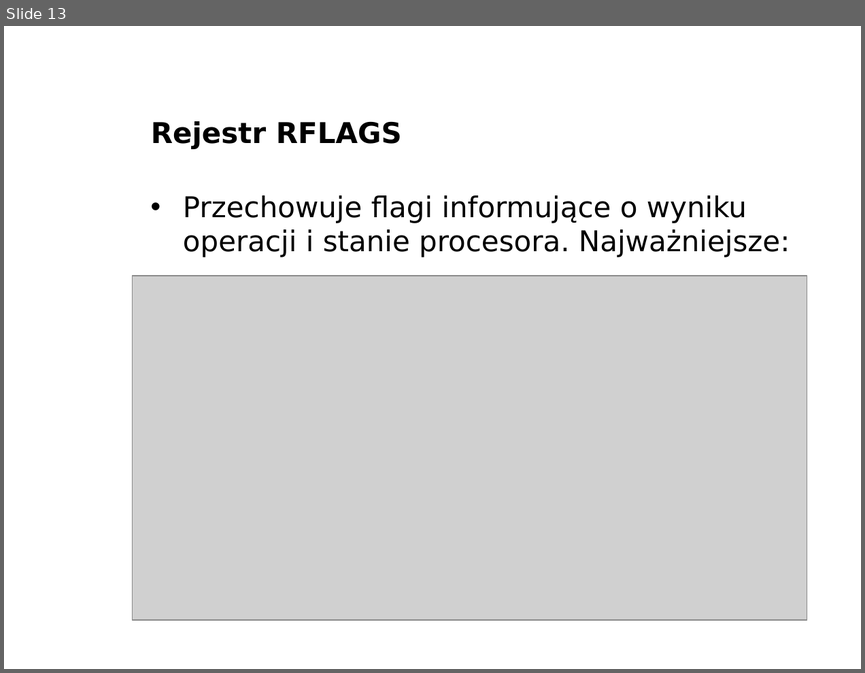
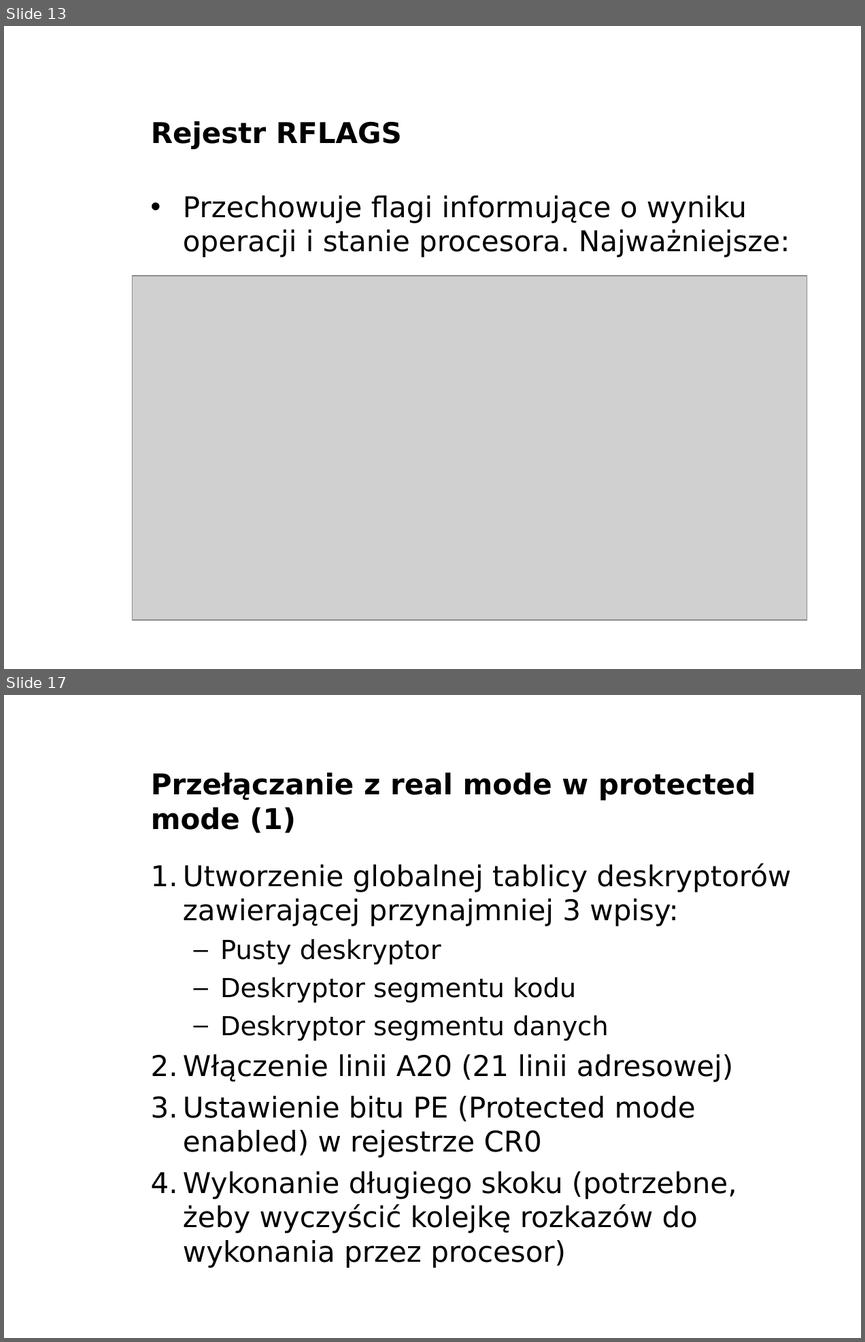
Before and after one commit to bercik/pn_prezentacja, a slide deck: robert/prezentacja.odp. Shown one above the other, each under a label of ours: slide 13 before the commit, slides 13 and 17 after it; the slides between them are not shown. The pictures are 865x673 and 865x1342 pixels, drawn with LibreOffice and Linux fonts; fonts in the diff are those of the drawing; grey boxes stand for pictures; background and template pictures are left out. Boxes give left, top, right and bottom in pixels: in the first picture for what was removed or moved away, otherwise in the second. Text is boxed around its words. In the diff, an @@ line names an element or a change of style, - is before the commit and + after.

Commit message:
protected mode

```diff
--- a/robert/prezentacja.odp
+++ b/robert/prezentacja.odp
@@ slide 17 added at <box>4,695,861,1338</box>, background picture (left out) @@
@@ title added at <box>151,773,756,833</box>, 24 pt, text #000000, bold @@
+Przełączanie z real mode w protected mode (1)
@@ text added at <box>183,863,791,1233</box>, 24 pt, text #000000 @@
+1. Utworzenie globalnej tablicy deskryptorów zawierającej przynajmniej 3 wpisy:
+  – Pusty deskryptor
+  – Deskryptor segmentu kodu
+  – Deskryptor segmentu danych
+2. Włączenie linii A20 (21 linii adresowej)
+3. Ustawienie bitu PE (Protected mode enabled) w rejestrze CR0
+4. Wykonanie długiego skoku (potrzebne, żeby wyczyścić kolejkę rozkazów do wykonania przez procesor)
@@ text added at <box>719,1314,861,1338</box>, 11 pt, text #FFFFFF, bold @@
+www.agh.edu.pl
```
Also in this commit, not shown: 1 slide changed, 6 other slides added, 2 other files.
